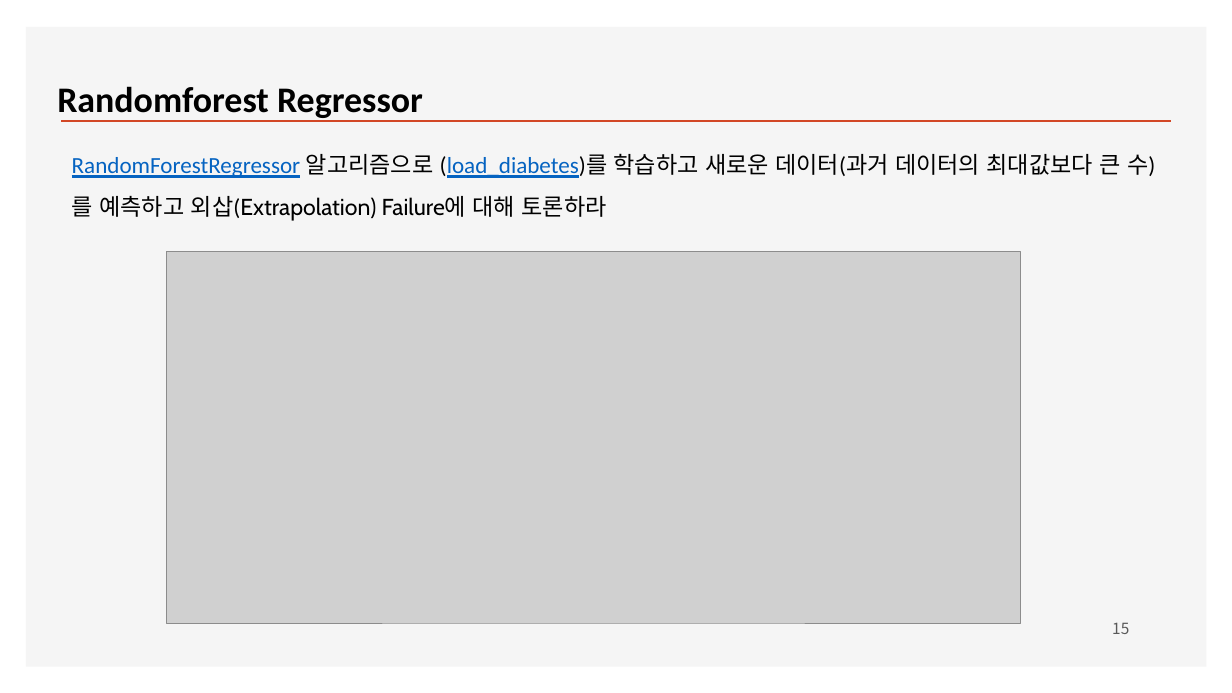
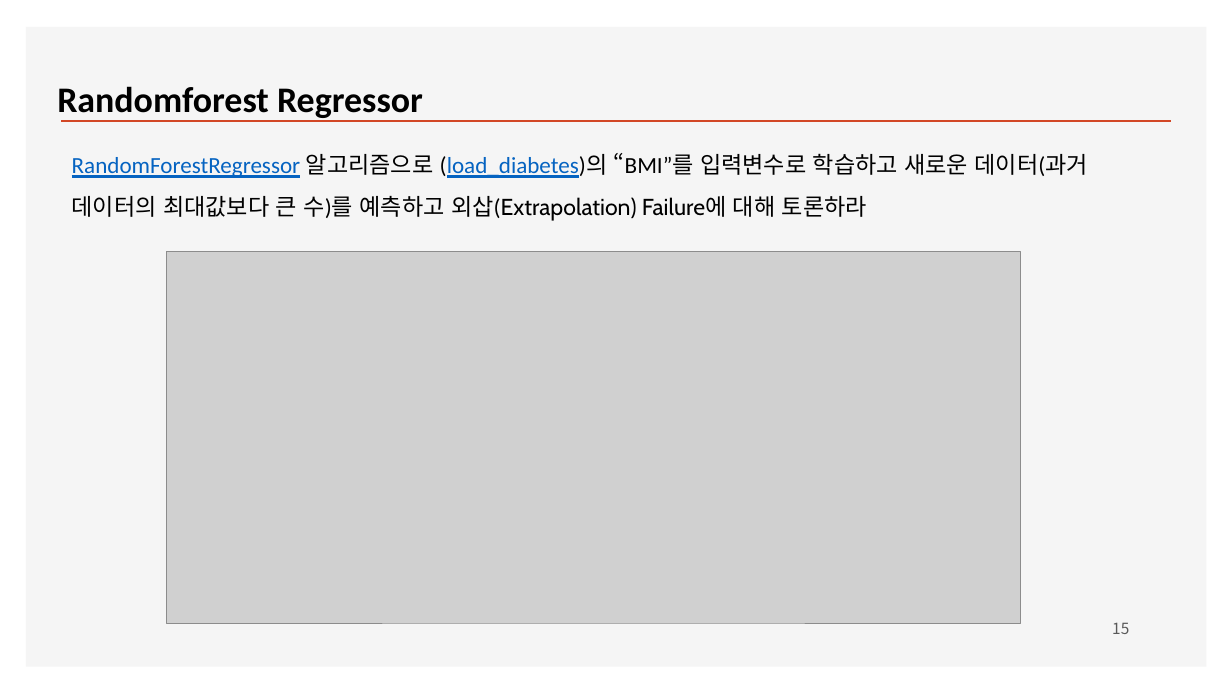
Before and after one commit to ancestor9/2026_Fall_Deep-Learning-with-Python, a slide deck: slide 15 of ML/ML_DL Algorithms.pptx. Drawn at 1232x693 pixels with LibreOffice and Linux fonts; fonts in the diff are those of the drawing; grey boxes stand for pictures; background and template pictures are left out. Boxes give left, top, right and bottom in pixels: in the first picture for what was removed or moved away, otherwise in the second. Text is boxed around its words. In the diff, an @@ line names an element or a change of style, - is before the commit and + after.

```diff
--- a/ML/ML_DL Algorithms.pptx
+++ b/ML/ML_DL Algorithms.pptx
@@ text at [72,153,1088,221]: text changed @@
-RandomForestRegressor 알고리즘으로 (load_diabetes)를 학습하고 새로운 데이터(과거 데이터의 최대값보다 큰 수)를 예측하고 외삽(Extrapolation) Failure에 대해 토론하라
+RandomForestRegressor 알고리즘으로 (load_diabetes)의 “BMI”를 입력변수로 학습하고 새로운 데이터(과거 데이터의 최대값보다 큰 수)를 예측하고 외삽(Extrapolation) Failure에 대해 토론하라
```
Also in this commit, not shown: 1 other slide changed.
